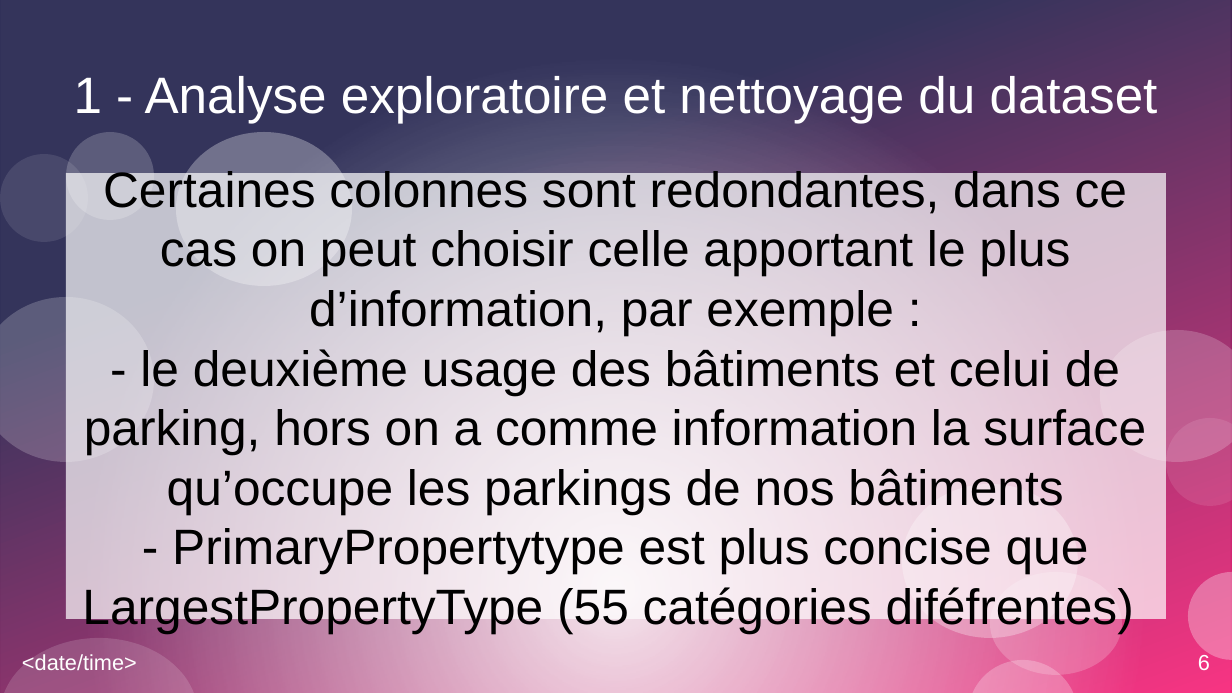
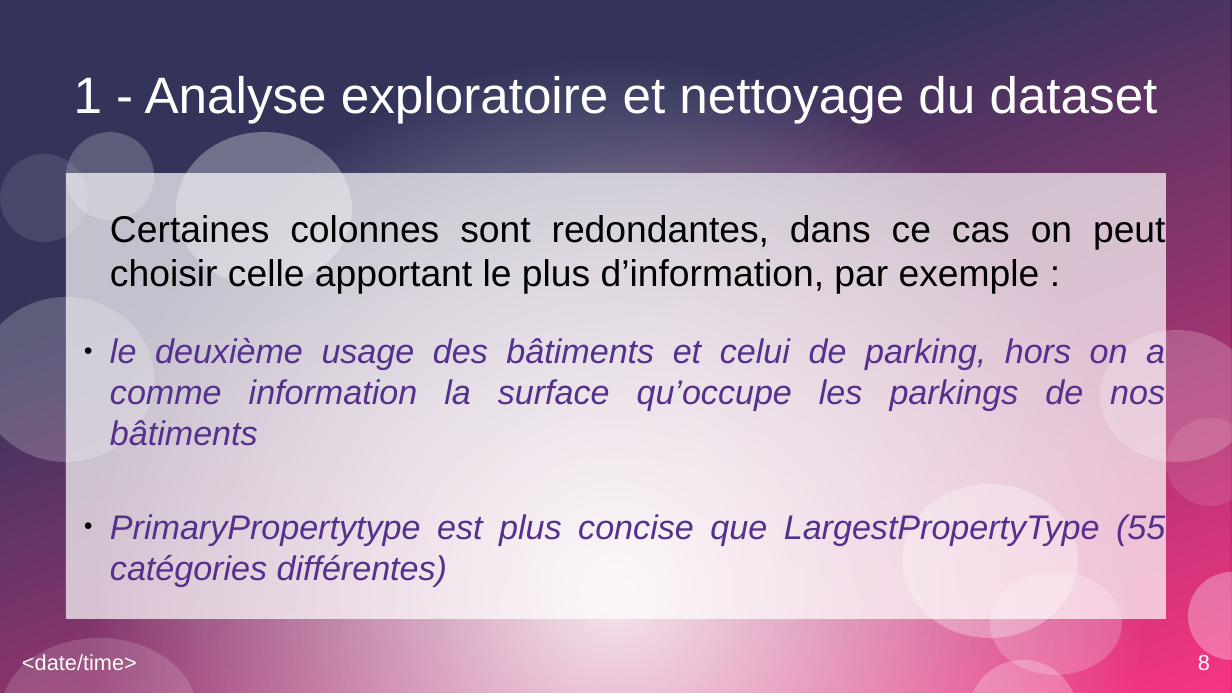
Before and after one commit to Apinsun/Projet3, a slide deck: slide 8 of présentation.odp (slide 6 before the commit). Drawn at 1232x693 pixels with LibreOffice and Linux fonts; fonts in the diff are those of the drawing. Boxes give left, top, right and bottom in pixels: in the first picture for what was removed or moved away, otherwise in the second. Text is boxed around its words. In the diff, an @@ line names an element or a change of style, - is before the commit and + after.

```diff
--- a/présentation.odp
+++ b/présentation.odp
@@ subtitle at bbox=[110, 215, 1165, 294]: size 32 to 24 pt in "Certaines colonnes sont redondantes, dans ce cas ..."; alignment centre to justified; indent changed; more space between paragraphs @@
@@ subtitle at bbox=[110, 338, 1165, 586]: text changed; size 32 to 22 pt; text colour #000000 to #55308D; italic on @@
-- le deuxième usage des bâtiments et celui de parking, hors on a comme information la surface qu’occupe les parkings de nos bâtiments
-- PrimaryPropertytype est plus concise que LargestPropertyType (55 catégories diféfrentes)
+● le deuxième usage des bâtiments et celui de parking, hors on a comme information la surface qu’occupe les parkings de nos bâtiments
+● PrimaryPropertytype est plus concise que LargestPropertyType (55 catégories différentes)
@@ page number at bbox=[1198, 653, 1210, 670]: text changed @@
-6
+8
```
Also in this commit, not shown: 12 other slides changed, 8 slides added, 2 slides removed, 1 other file.
